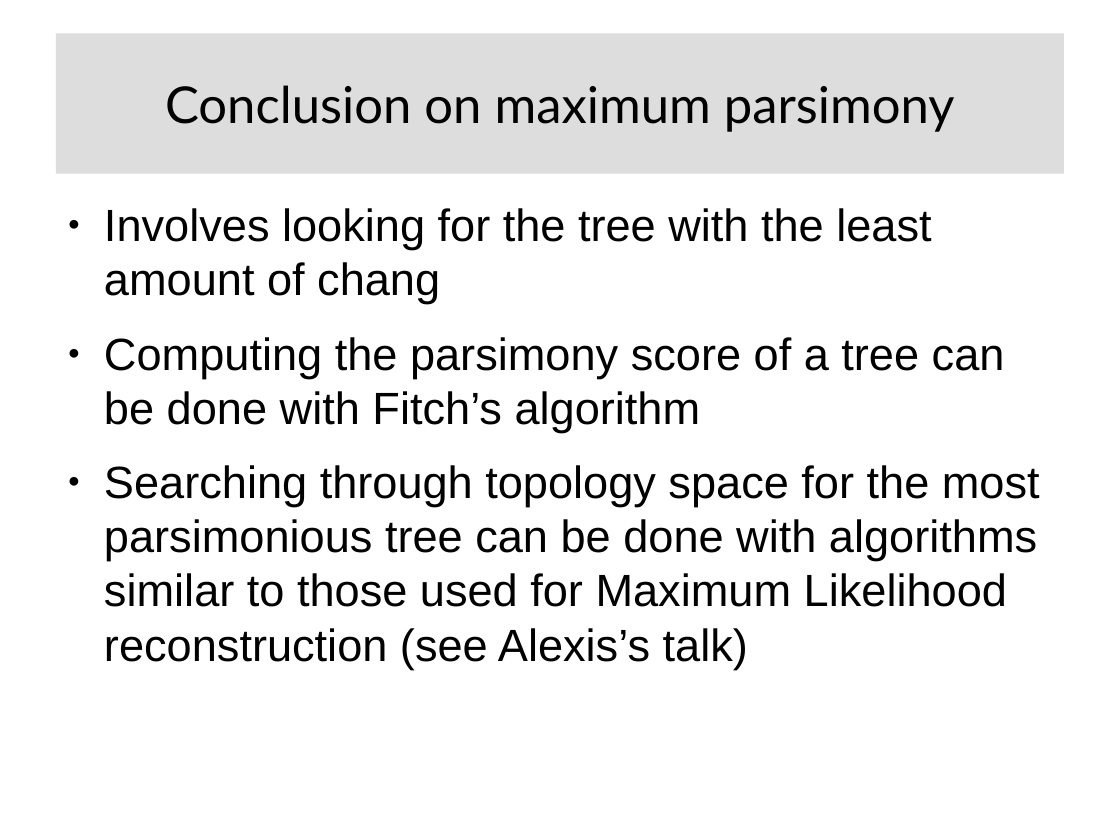
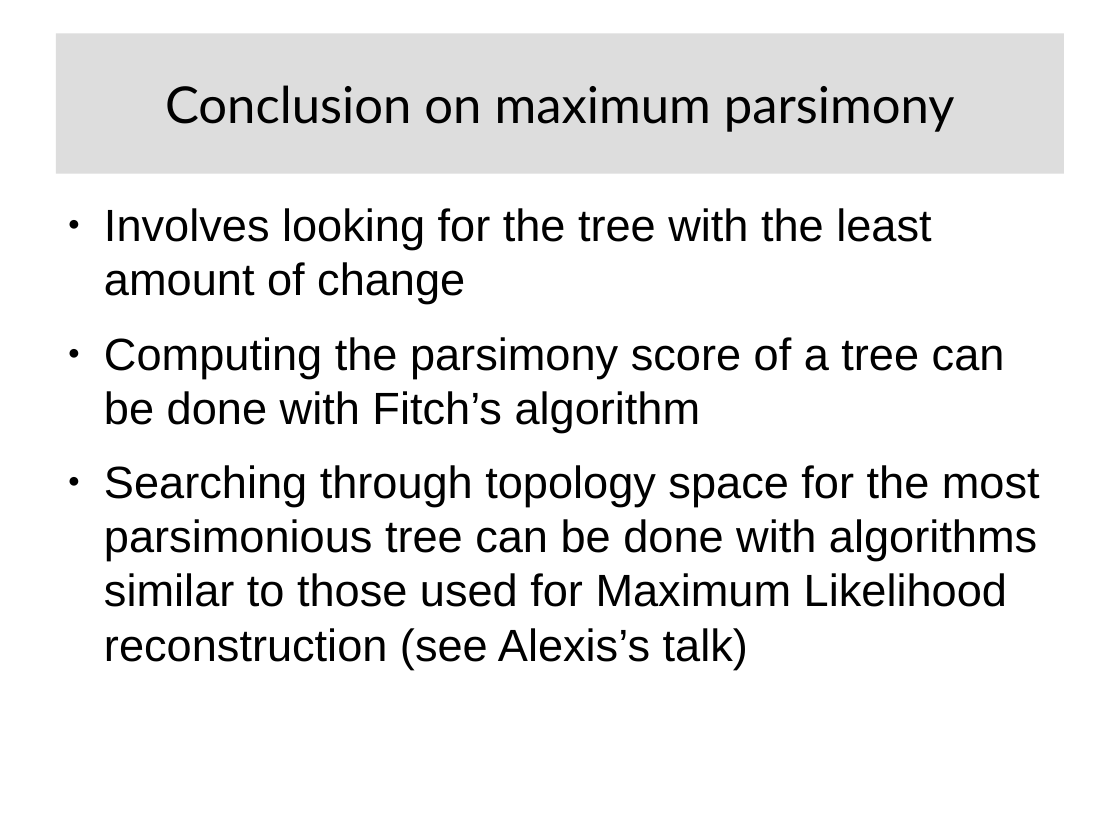
Before and after one commit to Boussau/boussau.github.io, a slide deck: slide 29 of COME_courses/Cambridge_2022/2_optimality_criteria/Presentation_Criteria_Phylogenetics.odp. Drawn at 1120x840 pixels with LibreOffice and Linux fonts; fonts in the diff are those of the drawing. Boxes give left, top, right and bottom in pixels: in the first picture for what was removed or moved away, otherwise in the second. Text is boxed around its words. In the diff, an @@ line names an element or a change of style, - is before the commit and + after.

```diff
--- a/COME_courses/Cambridge_2022/2_optimality_criteria/Presentation_Criteria_Phylogenetics.odp
+++ b/COME_courses/Cambridge_2022/2_optimality_criteria/Presentation_Criteria_Phylogenetics.odp
@@ text at box(104, 208, 931, 304): text changed @@
-● Involves looking for the tree with the least amount of chang
+● Involves looking for the tree with the least amount of change
```
Also in this commit, not shown: 30 other slides changed, 1 slide added, 1 other file.
